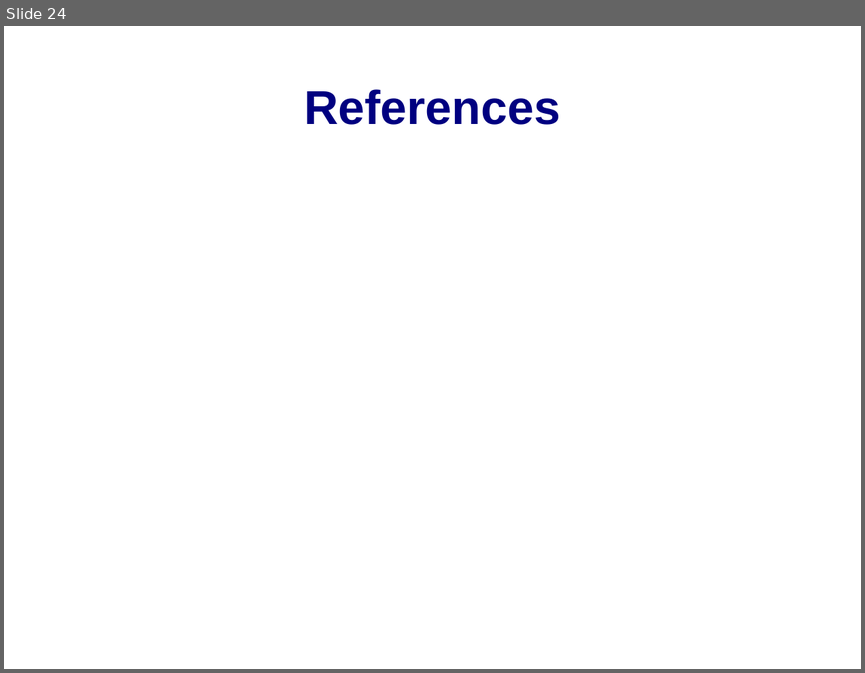
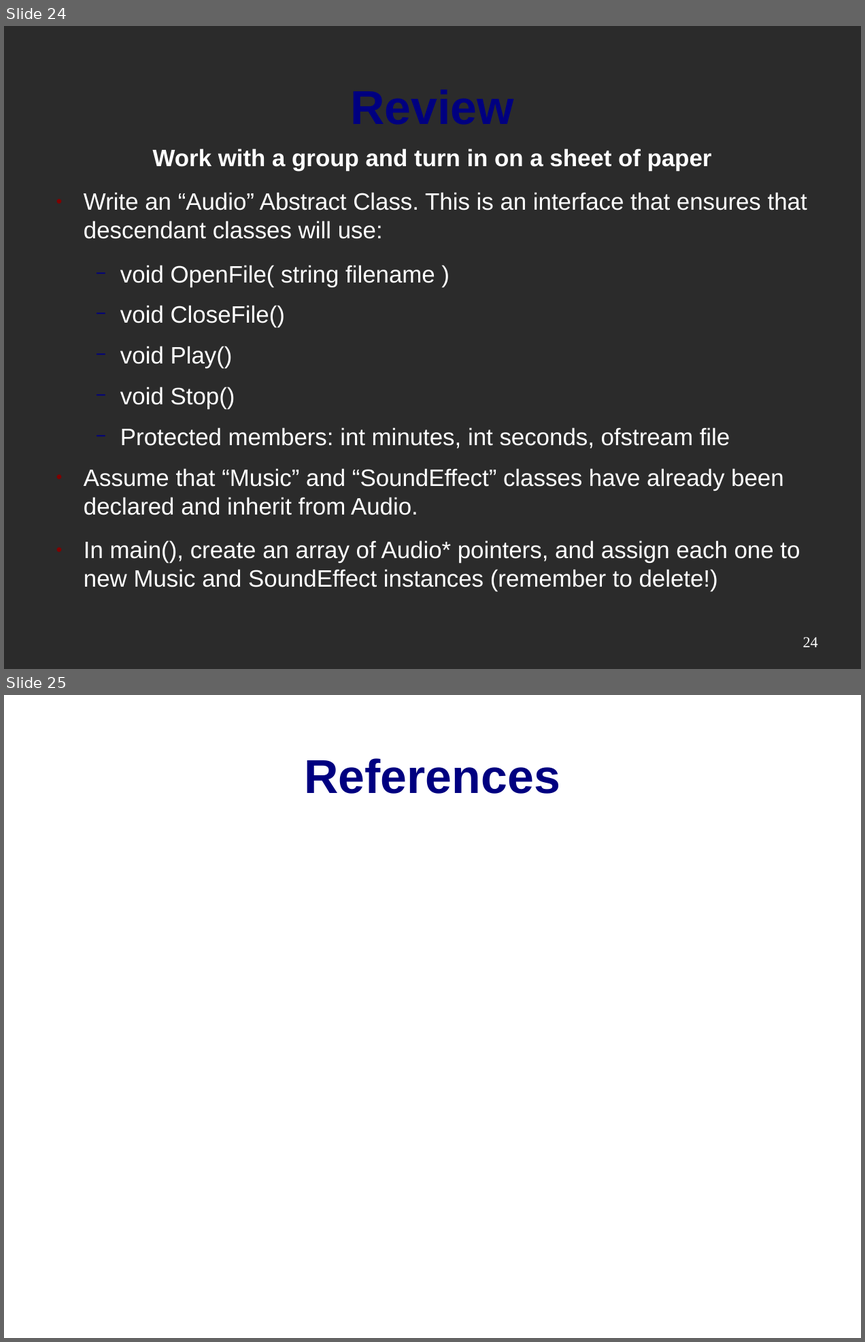
Before and after one commit to mactwist555/CPP-Course, a slide deck: Lecture/09 Polymorphism and Virtual Functions/1 Polymorphism.odp. Shown one above the other, each under a label of ours: slide 24 before the commit, slides 24 and 25 after it. The pictures are 865x673 and 865x1342 pixels, drawn with LibreOffice and Linux fonts; fonts in the diff are those of the drawing; background and template pictures are left out; a plain dark background stands for a picture behind light text. Boxes give left, top, right and bottom in pixels: in the first picture for what was removed or moved away, otherwise in the second. Text is boxed around its words. In the diff, an @@ line names an element or a change of style, - is before the commit and + after.

Commit message:
Polymorphism review

```diff
--- a/Lecture/09 Polymorphism and Virtual Functions/1 Polymorphism.odp
+++ b/Lecture/09 Polymorphism and Virtual Functions/1 Polymorphism.odp
@@ slide 24 added at (4, 26, 861, 669), background picture (left out) @@
@@ title added at (47, 52, 818, 159), 44 pt, text #000080, bold @@
+Review
@@ text added at (84, 148, 807, 591), 22 pt, text #FFFFFF @@
+Work with a group and turn in on a sheet of paper
+● Write an “Audio” Abstract Class. This is an interface that ensures that descendant classes will use:
+  − void OpenFile( string filename )
+  − void CloseFile()
+  − void Play()
+  − void Stop()
+  − Protected members: int minutes, int seconds, ofstream file
+● Assume that “Music” and “SoundEffect” classes have already been declared and inherit from Audio.
+● In main(), create an array of Audio* pointers, and assign each one to new Music and SoundEffect instances (remember to delete!)
@@ page number added at (803, 637, 818, 647), 14 pt, text #FFFFFF @@
+24
@@ what was slide 24 is now slide 25 @@
```
